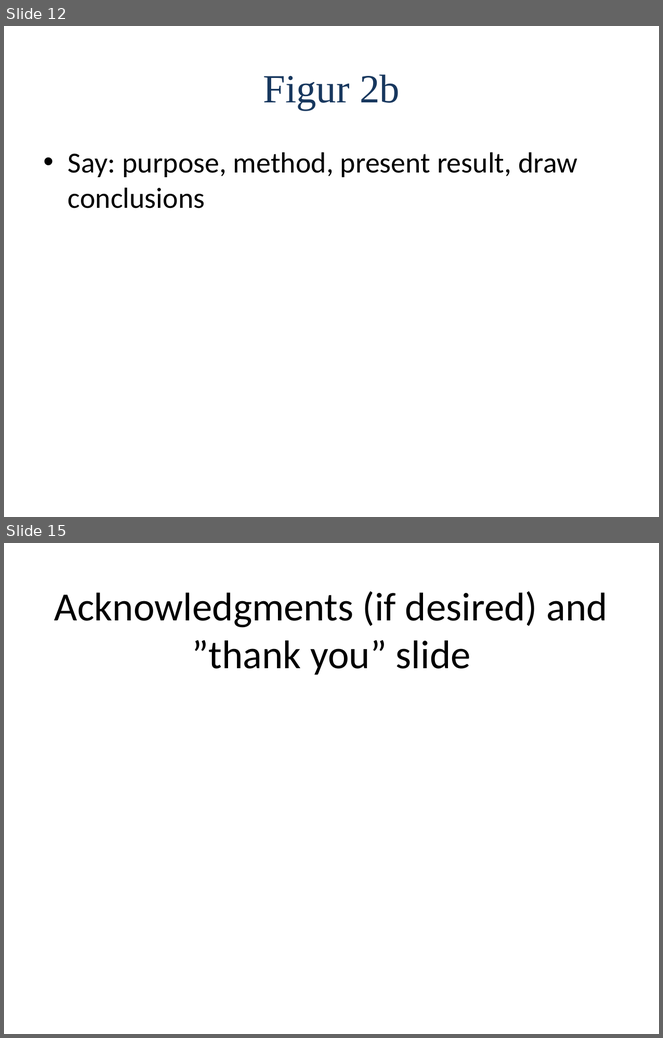
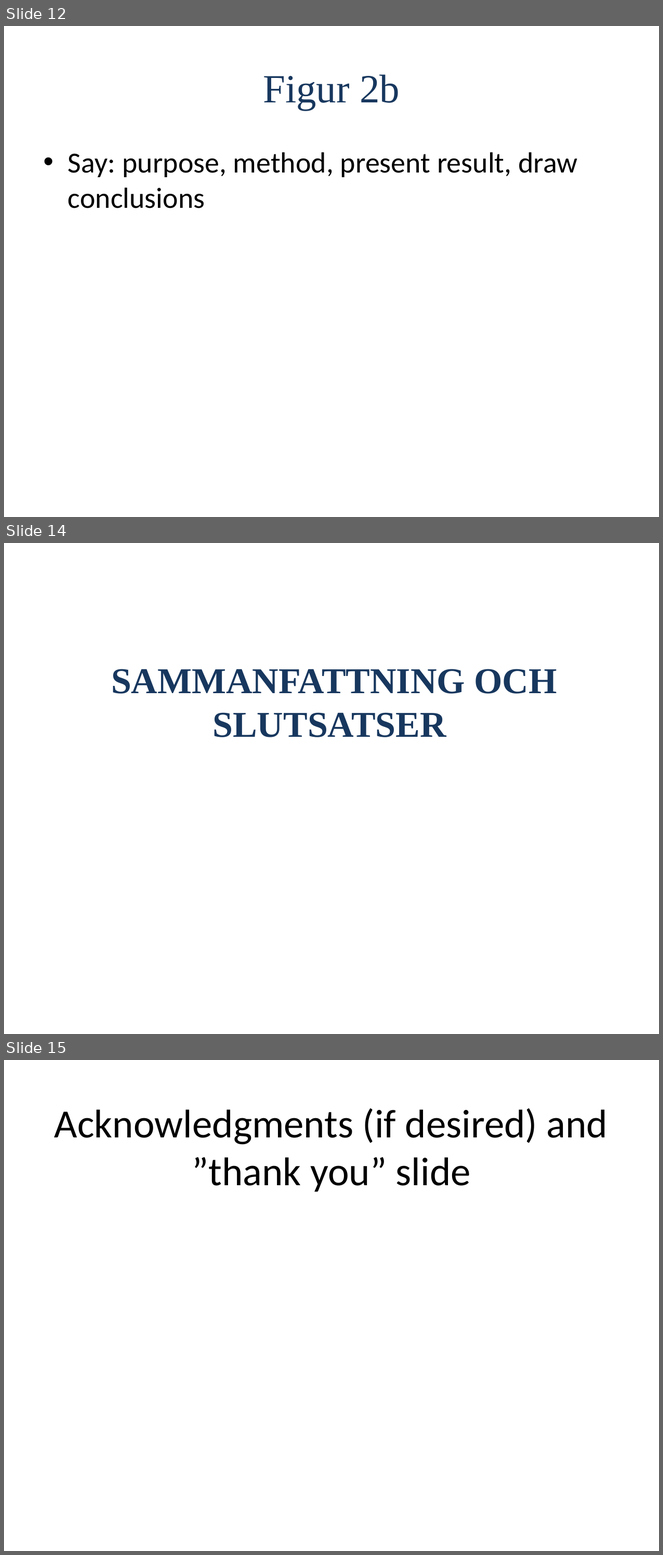
Before and after one commit to OliviaImner/thesis_document, a slide deck: Thesis/Presentation.pptx. Shown one above the other, each under a label of ours: slides 12 and 15 before the commit, slides 12, 14 and 15 after it; the slides between them are not shown. The pictures are 663x1038 and 663x1555 pixels, drawn with LibreOffice and Linux fonts; fonts in the diff are those of the drawing. Boxes give left, top, right and bottom in pixels: in the first picture for what was removed or moved away, otherwise in the second. Text is boxed around its words. In the diff, an @@ line names an element or a change of style, - is before the commit and + after.

```diff
--- a/Thesis/Presentation.pptx
+++ b/Thesis/Presentation.pptx
@@ slide 14 added at <box>4,543,659,1034</box>, background #FFFFFF @@
@@ text added at <box>111,669,557,737</box>, 40 pt, text #17375E, bold @@
+SAMMANFATTNING OCH SLUTSATSER
```
Also in this commit, not shown: 6 slides changed, 4 other slides added, 5 slides removed.
